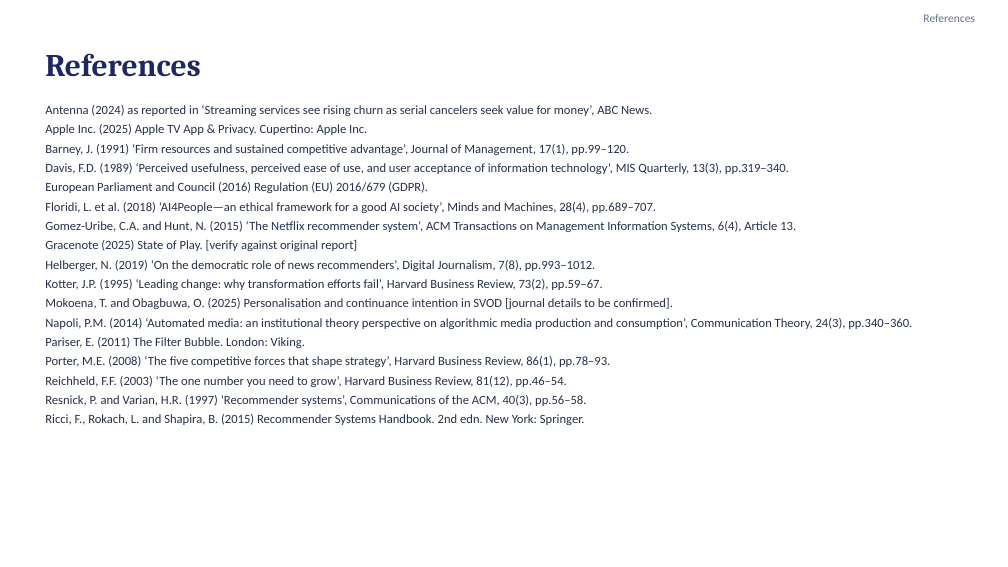
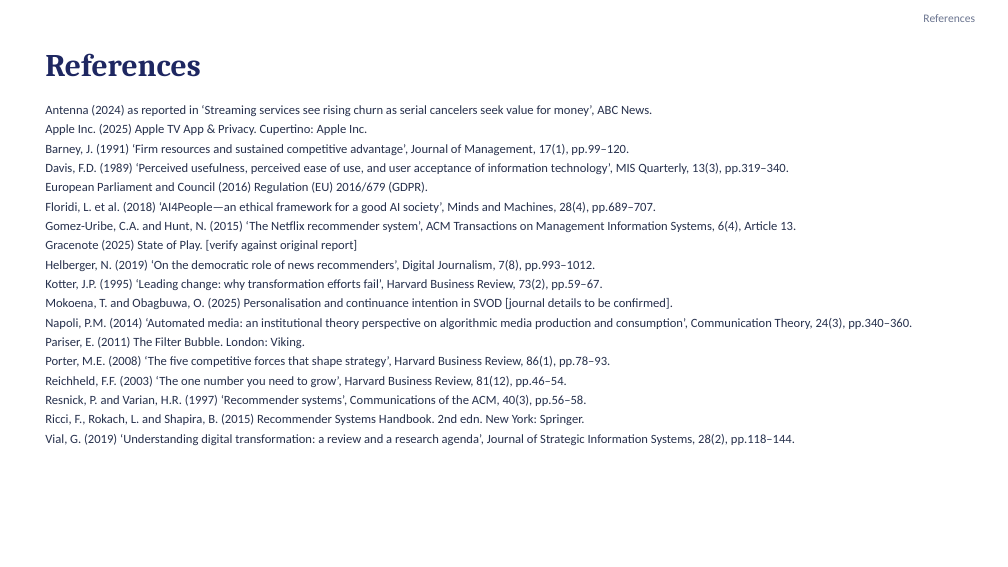
Before and after one commit to karanrg22-svg/skill, a slide deck: slide 12 of Earning-the-Signal_revised.pptx. Drawn at 1008x567 pixels with LibreOffice and Linux fonts; fonts in the diff are those of the drawing. Boxes give left, top, right and bottom in pixels: in the first picture for what was removed or moved away, otherwise in the second. Text is boxed around its words. In the diff, an @@ line names an element or a change of style, - is before the commit and + after.

```diff
--- a/Earning-the-Signal_revised.pptx
+++ b/Earning-the-Signal_revised.pptx
@@ text at (x1=45, y1=434, x2=795, y2=445): paragraph added @@
+Vial, G. (2019) ‘Understanding digital transformation: a review and a research agenda’, Journal of Strategic Information Systems, 28(2), pp.118–144.
```
Also in this commit, not shown: 3 other slides changed.
